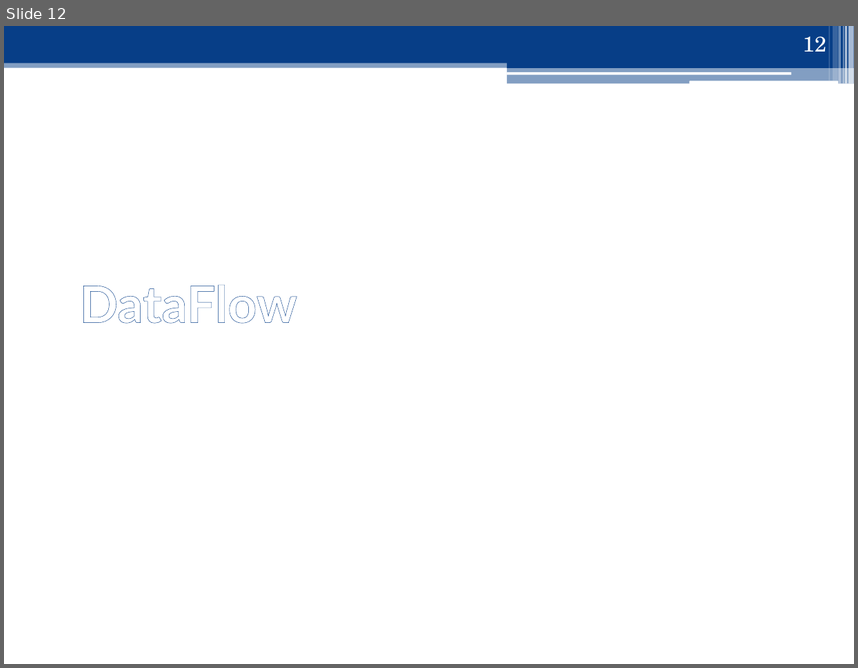
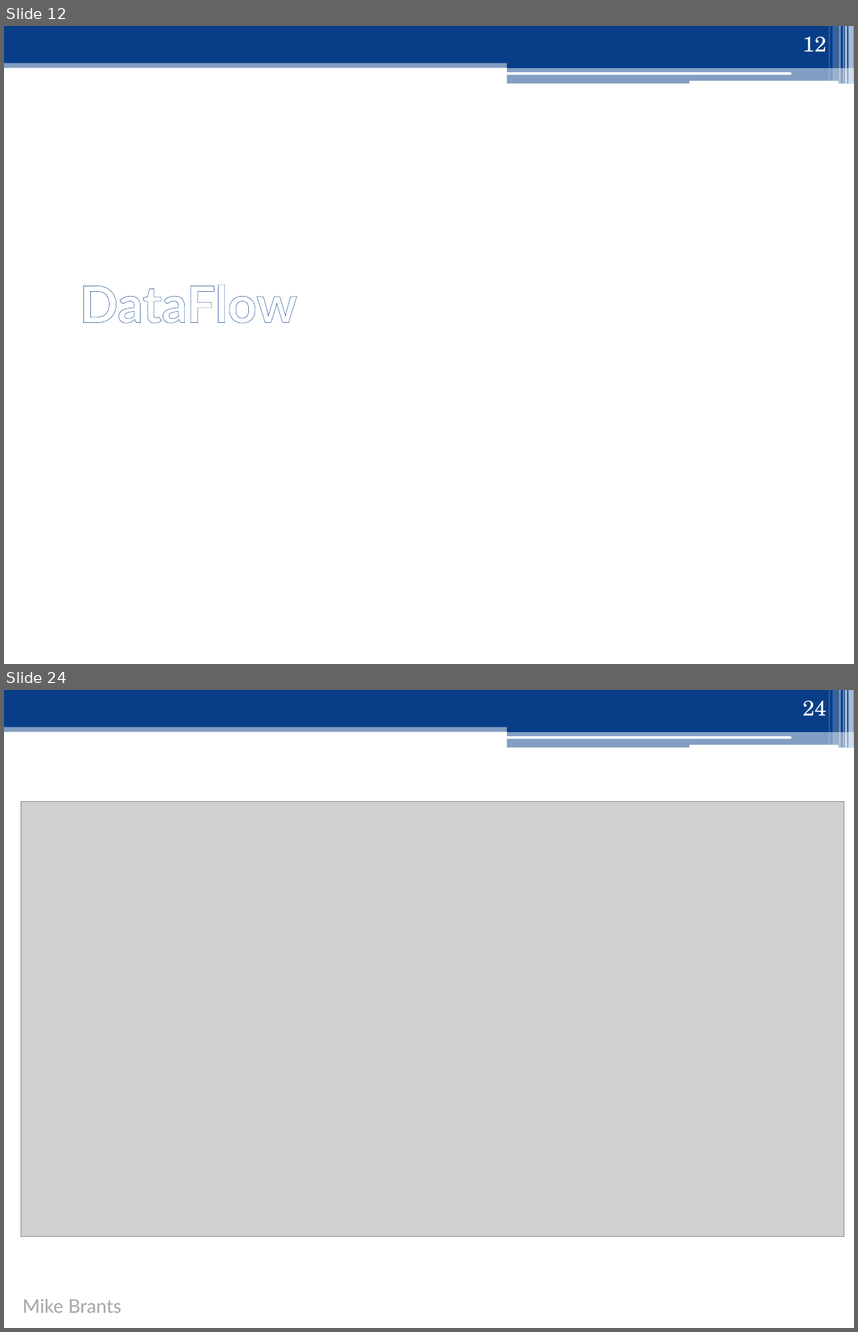
Before and after one commit to ghentlivinglab/Traffic-Travel-Time-Analyzer-2, a slide deck: Analyse/Presentatie/Sprint1.pptx. Shown one above the other, each under a label of ours: slide 12 before the commit, slides 12 and 24 after it; the slides between them are not shown. The pictures are 858x668 and 858x1332 pixels, drawn with LibreOffice and Linux fonts; fonts in the diff are those of the drawing; grey boxes stand for pictures. Boxes give left, top, right and bottom in pixels: in the first picture for what was removed or moved away, otherwise in the second. Text is boxed around its words. In the diff, an @@ line names an element or a change of style, - is before the commit and + after.

```diff
--- a/Analyse/Presentatie/Sprint1.pptx
+++ b/Analyse/Presentatie/Sprint1.pptx
@@ slide 24 added at [4, 690, 854, 1328], background #FFFFFF; not listed: 13 template elements that a slide beside it also shows @@
@@ page number added at [803, 700, 826, 716], 18 pt, text #FFFFFF @@
+24
@@ picture added at [21, 801, 844, 1236] @@
@@ text added at [23, 1299, 121, 1312], 16 pt, text #A6A6A6 @@
+Mike Brants
```
Also in this commit, not shown: 22 slides changed, 1 other slide added, 1 slide removed, 5 other files.
